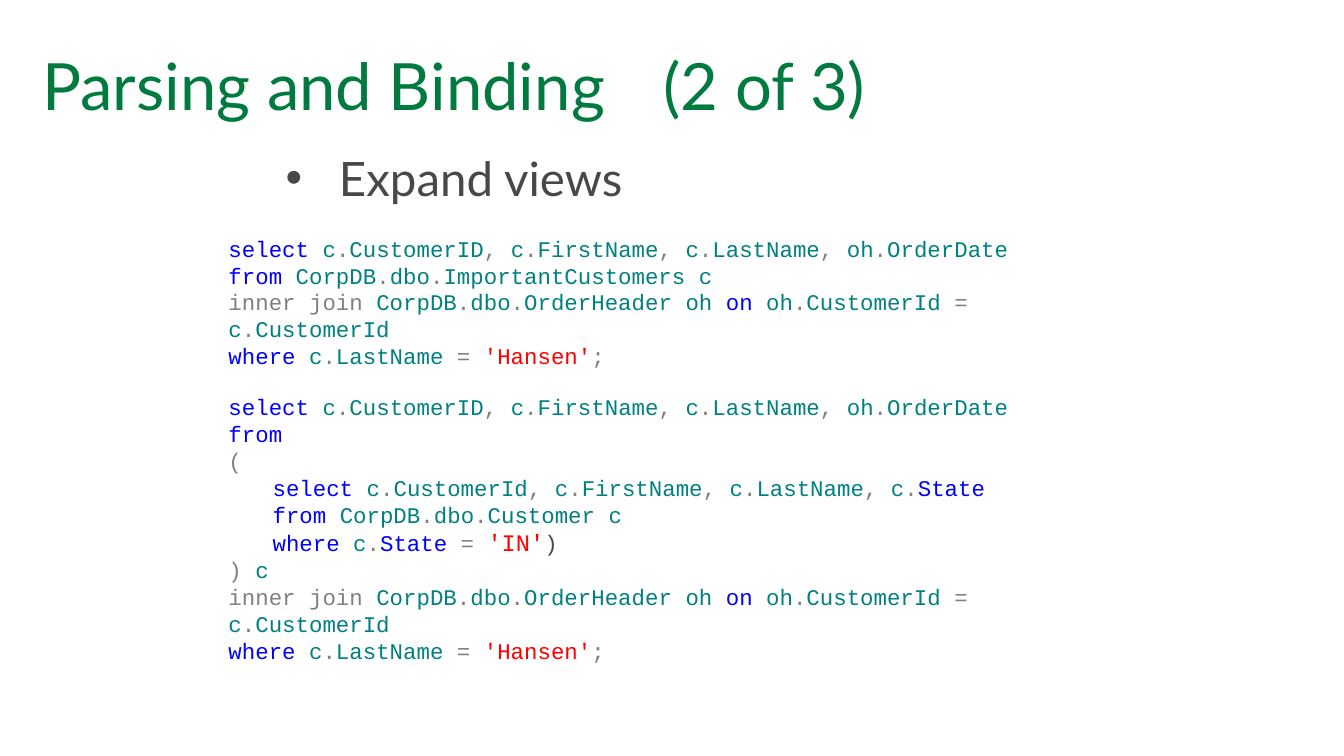
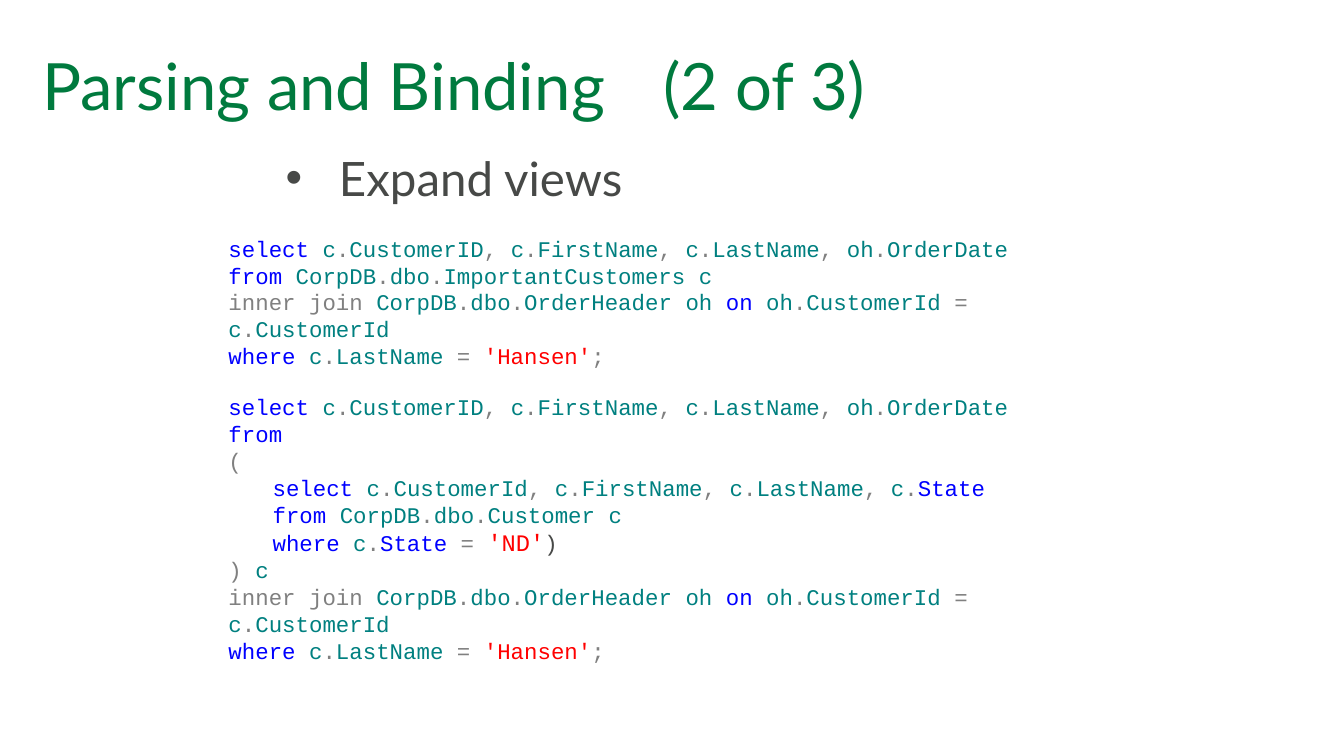
Before and after one commit to tf3604/OptimizerPresentation, a slide deck: slide 27 of Optimizer.pptx. Drawn at 1344x756 pixels with LibreOffice and Linux fonts; fonts in the diff are those of the drawing; background and template pictures are left out. Boxes give left, top, right and bottom in pixels: in the first picture for what was removed or moved away, otherwise in the second. Text is boxed around its words. In the diff, an @@ line names an element or a change of style, - is before the commit and + after.

```diff
--- a/Optimizer.pptx
+++ b/Optimizer.pptx
@@ text at (273,534,545,552): text changed @@
-  where c.State = 'IN')
+  where c.State = 'ND')
```
Also in this commit, not shown: 6 other slides changed, 1 other file.
